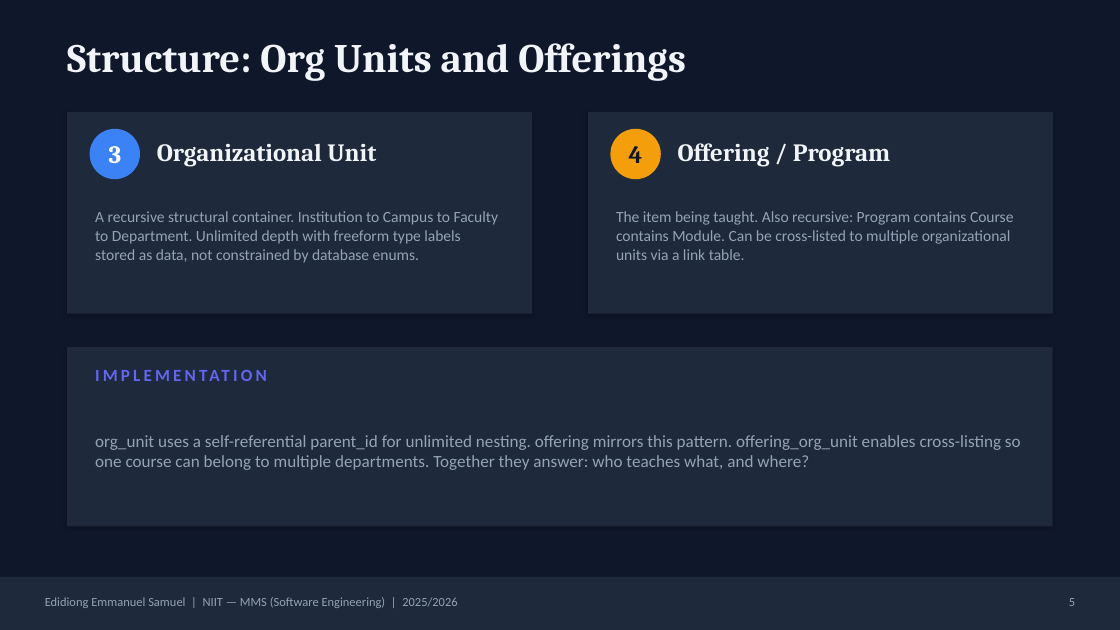
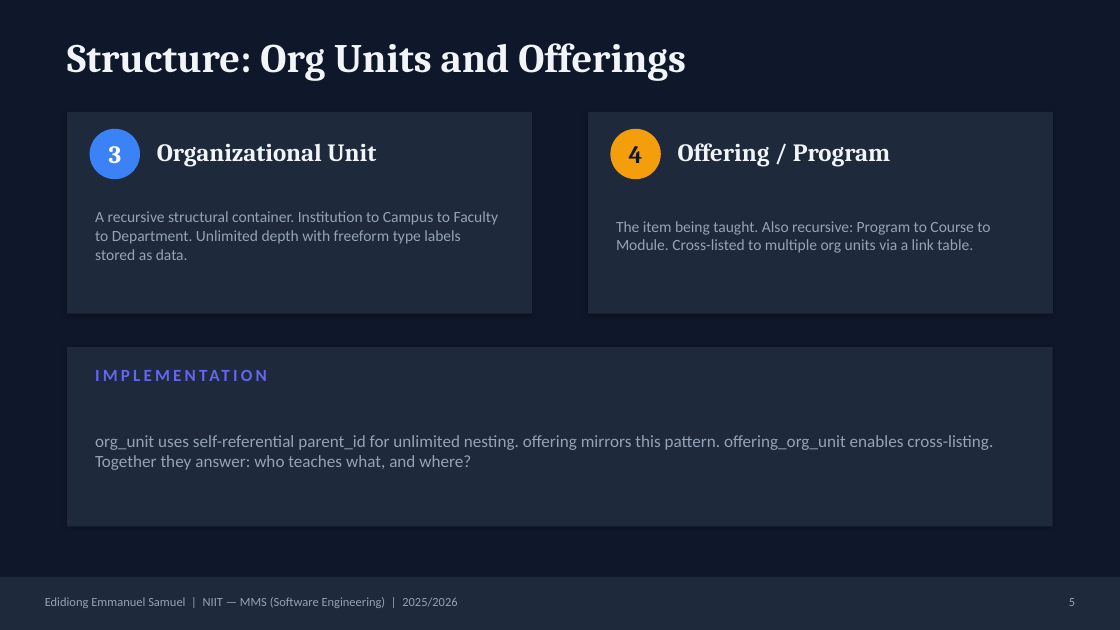
Before and after one commit to Deushomo1st/SchoolHub, a slide deck: slide 5 of docs/School Management Software.pptx. Drawn at 1120x630 pixels with LibreOffice and Linux fonts; fonts in the diff are those of the drawing. Boxes give left, top, right and bottom in pixels: in the first picture for what was removed or moved away, otherwise in the second. Text is boxed around its words. In the diff, an @@ line names an element or a change of style, - is before the commit and + after.

```diff
--- a/docs/School Management Software.pptx
+++ b/docs/School Management Software.pptx
@@ text at bbox=[95, 211, 499, 260]: text changed @@
-A recursive structural container. Institution to Campus to Faculty to Department. Unlimited depth with freeform type labels stored as data, not constrained by database enums.
+A recursive structural container. Institution to Campus to Faculty to Department. Unlimited depth with freeform type labels stored as data.
@@ text at bbox=[616, 221, 990, 253]: text changed @@
-The item being taught. Also recursive: Program contains Course contains Module. Can be cross-listed to multiple organizational units via a link table.
+The item being taught. Also recursive: Program to Course to Module. Cross-listed to multiple org units via a link table.
@@ text at bbox=[95, 435, 993, 470]: text changed @@
-org_unit uses a self-referential parent_id for unlimited nesting. offering mirrors this pattern. offering_org_unit enables cross-listing so one course can belong to multiple departments. Together they answer: who teaches what, and where?
+org_unit uses self-referential parent_id for unlimited nesting. offering mirrors this pattern. offering_org_unit enables cross-listing. Together they answer: who teaches what, and where?
```
Also in this commit, not shown: 12 other slides changed, 1 slide added, 25 other files.
